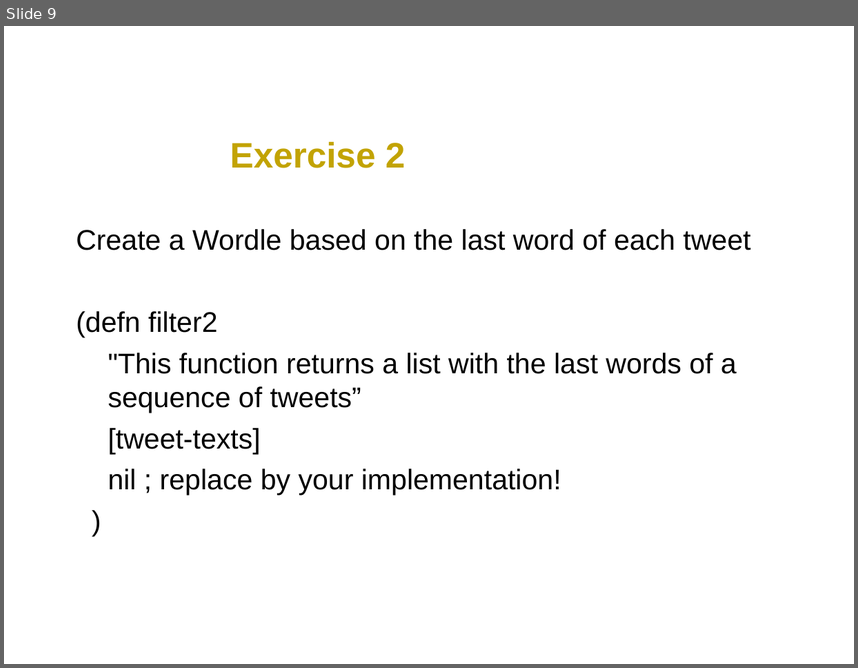
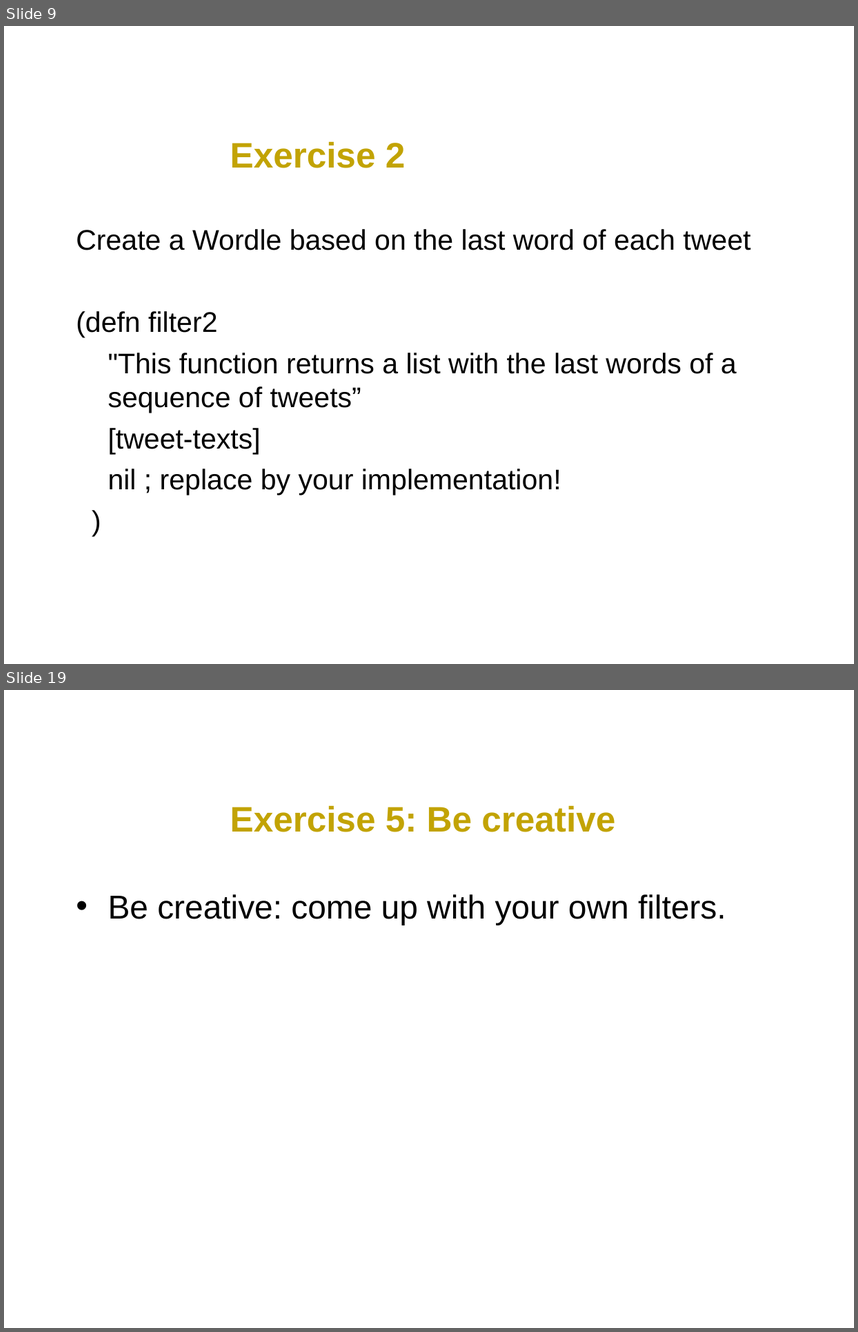
Before and after one commit to svdberg/ClojureJFall2011, a slide deck: ClojureWorkshop.ppt. Shown one above the other, each under a label of ours: slide 9 before the commit, slides 9 and 19 after it; the slides between them are not shown. The pictures are 858x668 and 858x1332 pixels, drawn with LibreOffice and Linux fonts; fonts in the diff are those of the drawing; background and template pictures are left out. Boxes give left, top, right and bottom in pixels: in the first picture for what was removed or moved away, otherwise in the second. Text is boxed around its words. In the diff, an @@ line names an element or a change of style, - is before the commit and + after.

```diff
--- a/ClojureWorkshop.ppt
+++ b/ClojureWorkshop.ppt
@@ slide 19 added at (x1=4, y1=690, x2=854, y2=1328), background #FFFFFF @@
@@ title added at (x1=230, y1=805, x2=615, y2=832), 30 pt, text #C2A303, bold @@
+Exercise 5: Be creative
@@ text added at (x1=108, y1=894, x2=726, y2=925), 28 pt, text #000000 @@
+• Be creative: come up with your own filters.
```
Also in this commit, not shown: 1 slide changed, 9 other slides added, 2 slides removed, 2 other files.
